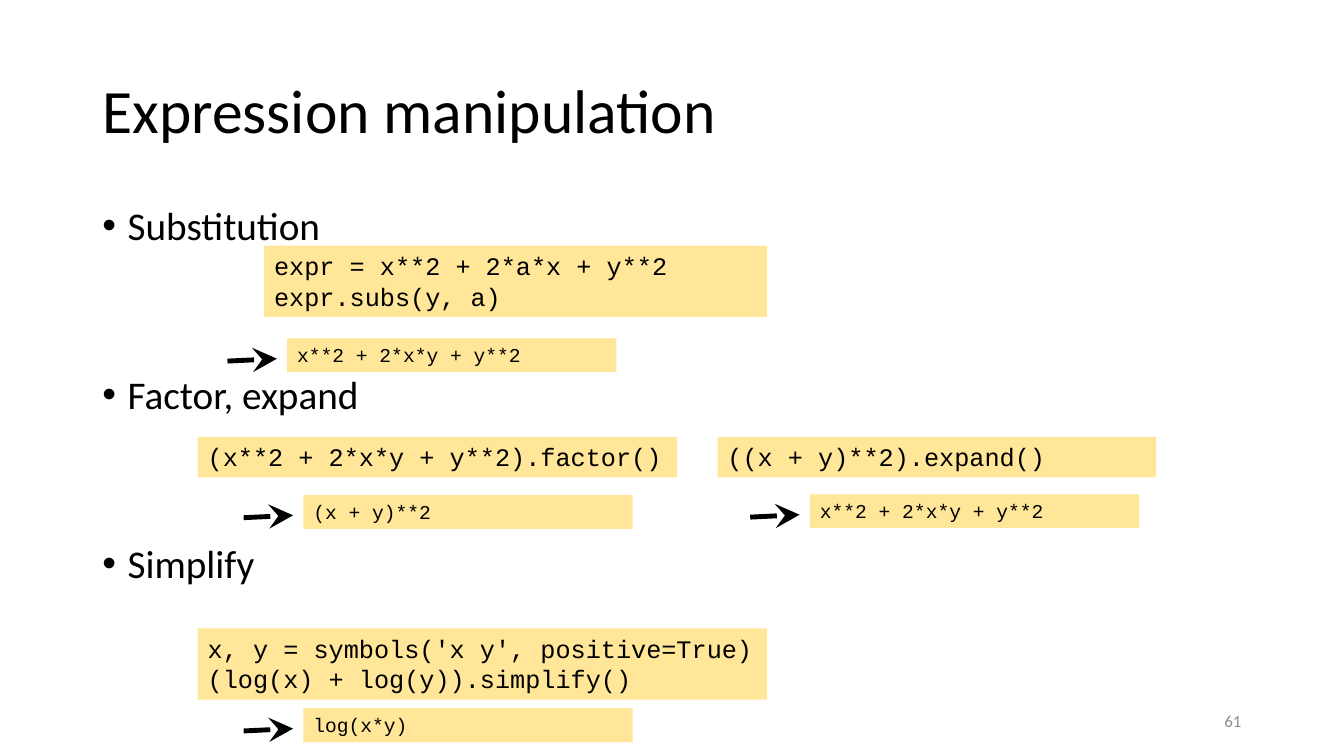
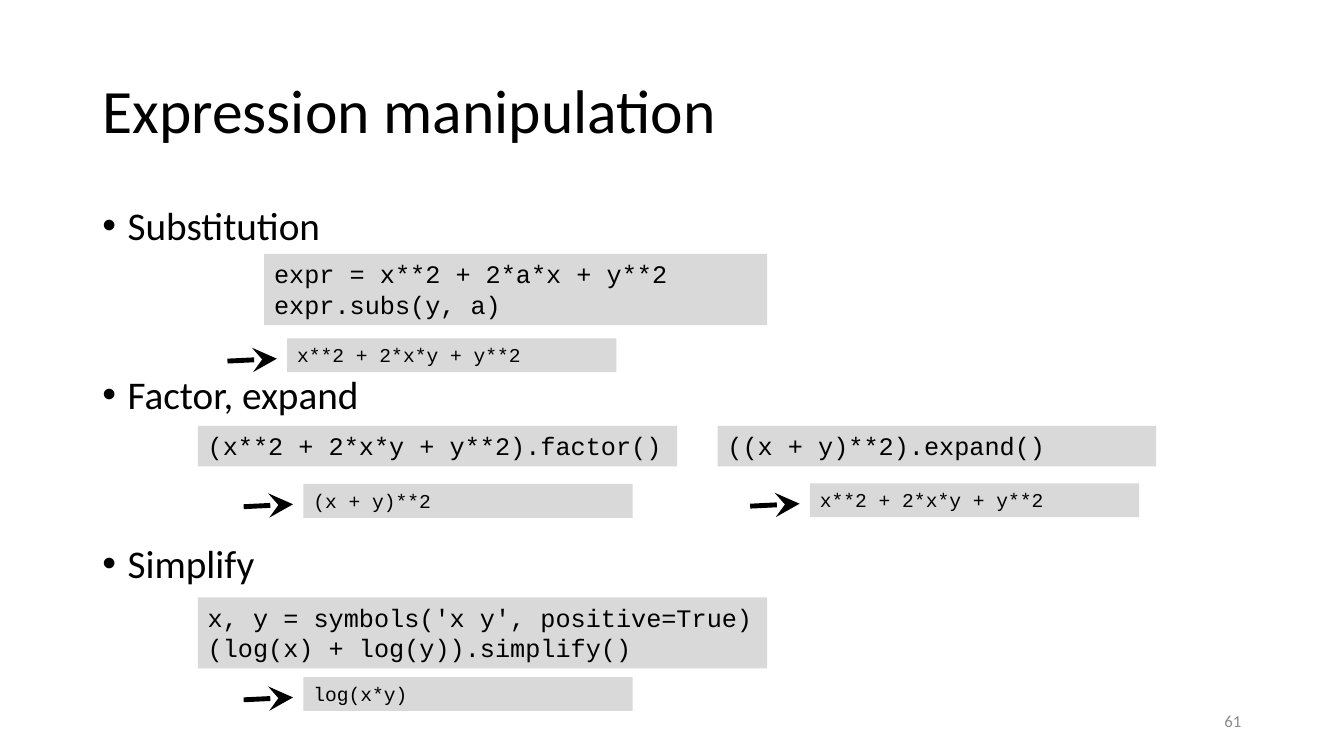
Before and after one commit to gjbex/Scientific-Python, a slide deck: slide 61 of scientific_python.pptx. Drawn at 1344x756 pixels with LibreOffice and Linux fonts; fonts in the diff are those of the drawing. Boxes give left, top, right and bottom in pixels: in the first picture for what was removed or moved away, otherwise in the second. Text is boxed around its words. In the diff, an @@ line names an element or a change of style, - is before the commit and + after.

Commit message:
Fix formatting sympy section

```diff
--- a/scientific_python.pptx
+++ b/scientific_python.pptx
@@ rectangle "expr = x**2 + 2*a*x ...": place and size @@
-rectangle "expr = x**2 + 2*a*x ..." at [264,246,767,318]
+rectangle "expr = x**2 + 2*a*x ..." at [264,254,767,326]
@@ 4 rectangles, 2 arrows: place and size @@
-4 rectangles, 2 arrows at [198,437,1156,529]
+4 rectangles, 2 arrows at [198,425,1156,518]
@@ fill #FFE699 to #D9D9D9 in 8 elements at [287,339,617,373], [264,254,767,326], [198,425,677,466], [303,484,633,518], [718,425,1156,466], [811,483,1140,517], [198,598,767,669], [303,678,633,712] @@
@@ 2 rectangles, 1 arrow: place and size @@
-2 rectangles, 1 arrow at [198,628,767,743]
+2 rectangles, 1 arrow at [198,598,767,712]
```
Also in this commit, not shown: 8 other slides changed.
